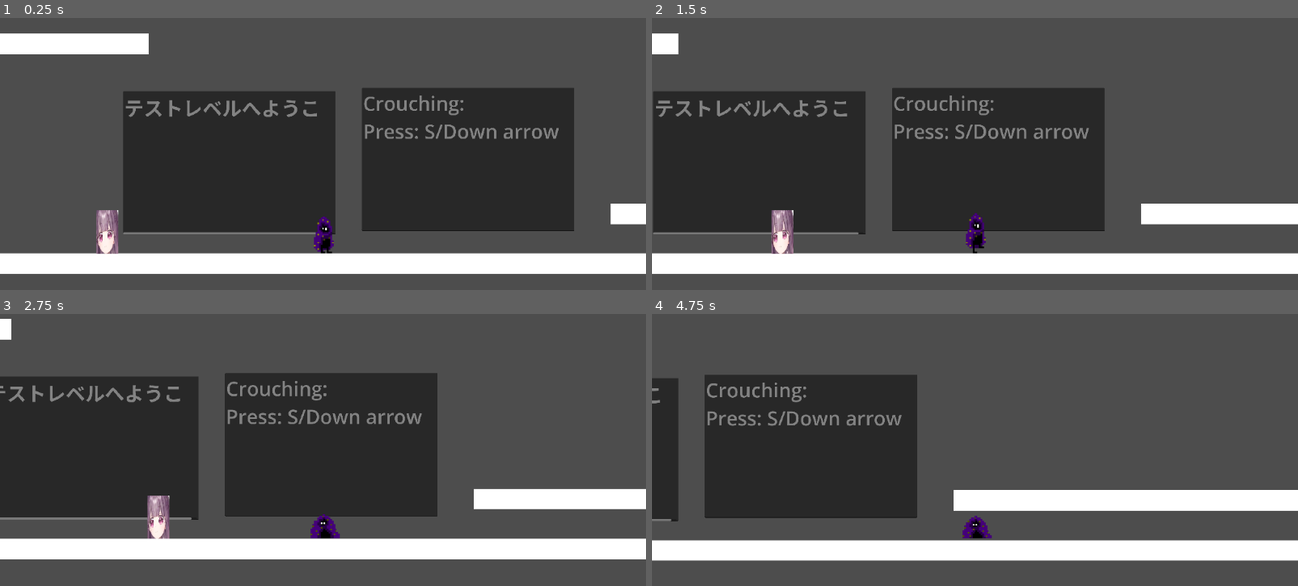
Above: before the commit, frames 1-4 (two rows, left to right).
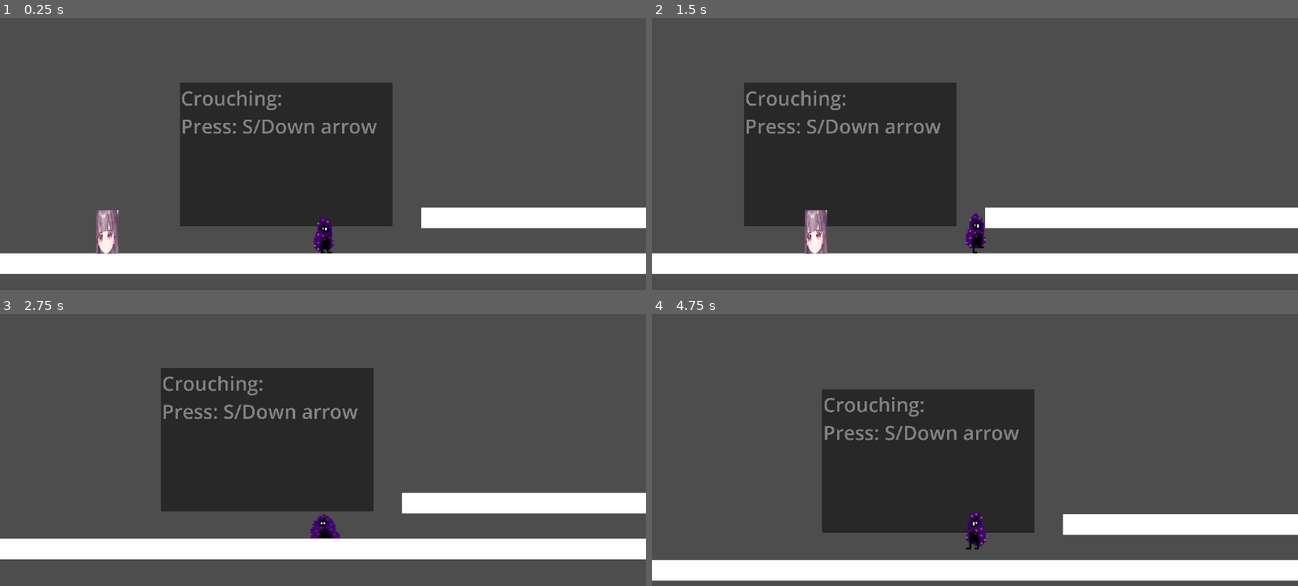
Above: after the commit, the same moments.

Repository: SoopyTM/game-for-people
Game: Godot game, scene res://Temp Assets + Scenes/Testing level.tscn
The game is run twice, just before and just after one commit, with the same random seed, the same clock (stepped at 60 frames per second) and the same inputs.
Inputs:
- Up to frame 1 (0.25 s): no input
- Up to frame 2 (1.5 s): hold S (Crouch) 0.53-1.28 s; hold D (Walk_Right) from 0.53 s (still down); tap Space (Jump) at 0.77 s; tap S (Crouch) at 1.35 s
- Up to frame 3 (2.75 s): tap Space (Jump) at 1.52 s; release D (Walk_Right) at 2.03 s; hold A (Walk_Left) from 2.03 s (still down); hold S (Crouch) from 2.03 s (still down)
- Up to frame 4 (4.75 s): release A (Walk_Left) at 2.78 s; release S (Crouch) at 2.78 s; hold D (Walk_Right) 2.78-4.28 s; tap S (Crouch) at 2.85, 4.35 s; tap Space (Jump) at 3.02, 3.77, 4.52 s; hold S (Crouch) 3.53-4.28 s; hold A (Walk_Left) from 4.28 s (still down)

The runs differ from the first frame. In frame 1, 26% of the frame differs, in the area x 0-100%, y 5-80%; in frame 2, 26%; in frame 3, 24%; in frame 4, 44%, in the area x 0-100%, y 22-99%.

Commit message:
Improved testing level
I made the progression more linear and improved the jumps by making the platforms shorter (this took an embarrasing amount of time)

Diff:
--- a/Temp Assets + Scenes/Testing level.tscn
+++ b/Temp Assets + Scenes/Testing level.tscn
@@ -1,9 +1,10 @@
-[gd_scene load_steps=5 format=3 uid="uid://dueck5stjpm4k"]
+[gd_scene load_steps=6 format=3 uid="uid://dueck5stjpm4k"]
 
 [ext_resource type="PackedScene" uid="uid://bk1w50ad5kial" path="res://Temp Assets + Scenes/tempFloor.tscn" id="1_s6nx7"]
 [ext_resource type="PackedScene" uid="uid://cwpi4k3sg3u8" path="res://Main Scenes/Player.tscn" id="2_5qkfc"]
 [ext_resource type="PackedScene" uid="uid://s6lnegke1xuc" path="res://Temp Assets + Scenes/tempFloor2.tscn" id="3_t2h0f"]
 [ext_resource type="PackedScene" uid="uid://bobrjw25b1qk3" path="res://Main Scenes/Enemy.tscn" id="4_1n73j"]
+[ext_resource type="PackedScene" uid="uid://bdnmupcdb0koa" path="res://Temp Assets + Scenes/tempFloor3.tscn" id="5_wyxki"]
 
 [node name="Testing Level" type="Node2D"]
 
@@ -21,10 +22,10 @@
 editable = false
 
 [node name="TextEdit2" type="TextEdit" parent="."]
-offset_left = 5279.0
-offset_top = 93.0
-offset_right = 6103.0
-offset_bottom = 649.0
+offset_left = 6776.0
+offset_top = 42.0
+offset_right = 7600.0
+offset_bottom = 598.0
 theme_override_font_sizes/font_size = 76
 text = "Crouch Jumping:
 Jump and crouch
@@ -33,34 +34,37 @@
 editable = false
 
 [node name="TextEdit3" type="TextEdit" parent="."]
-offset_left = 144.0
-offset_top = 41.0
-offset_right = 968.0
-offset_bottom = 597.0
+offset_left = -562.0
+offset_top = 21.0
+offset_right = 262.0
+offset_bottom = 577.0
 theme_override_font_sizes/font_size = 76
 text = "Crouching:
 Press: S/Down arrow"
 editable = false
+metadata/_edit_use_anchors_ = true
 
 [node name="TextEdit4" type="TextEdit" parent="."]
-offset_left = -2220.0
-offset_top = 96.0
-offset_right = -1396.0
-offset_bottom = 652.0
+offset_left = 2797.0
+offset_top = -39.0
+offset_right = 3621.0
+offset_bottom = 517.0
 theme_override_font_sizes/font_size = 76
 text = "Jumping:
 Press: W/Space/Up
 Arrow"
 editable = false
+metadata/_edit_use_anchors_ = true
 
 [node name="TextEdit5" type="TextEdit" parent="."]
-offset_left = -782.0
-offset_top = 54.0
-offset_right = 42.0
-offset_bottom = 610.0
+offset_left = -2201.0
+offset_top = 14.0
+offset_right = -1377.0
+offset_bottom = 570.0
 theme_override_font_sizes/font_size = 76
 text = "テストレベルへようこそ"
 editable = false
+metadata/_edit_use_anchors_ = true
 
 [node name="Player" parent="." instance=ExtResource("2_5qkfc")]
 position = Vector2(-7, 600)
@@ -84,22 +88,22 @@
 position = Vector2(-7951, -606)
 
 [node name="tempFloor3" parent="." instance=ExtResource("3_t2h0f")]
-position = Vector2(7256, 444)
+position = Vector2(9128, 429)
 
 [node name="tempFloor8" parent="." instance=ExtResource("3_t2h0f")]
-position = Vector2(2151, 531)
-
-[node name="tempFloor9" parent="." instance=ExtResource("3_t2h0f")]
-position = Vector2(-3482, 469)
-
-[node name="tempFloor10" parent="." instance=ExtResource("3_t2h0f")]
-position = Vector2(-3935, 300)
-
-[node name="tempFloor11" parent="." instance=ExtResource("3_t2h0f")]
-position = Vector2(-4222, 121)
-
-[node name="tempFloor12" parent="." instance=ExtResource("3_t2h0f")]
-position = Vector2(-1744, -129)
+position = Vector2(1415, 547)
 
 [node name="Enemy" parent="." instance=ExtResource("4_1n73j")]
 position = Vector2(-955, 598)
+
+[node name="tempFloor13" parent="." instance=ExtResource("5_wyxki")]
+position = Vector2(4104, 473)
+
+[node name="tempFloor14" parent="." instance=ExtResource("5_wyxki")]
+position = Vector2(4513, 246)
+
+[node name="tempFloor15" parent="." instance=ExtResource("5_wyxki")]
+position = Vector2(4976, 1)
+
+[node name="tempFloor13" parent="tempFloor15" instance=ExtResource("5_wyxki")]
+position = Vector2(1037, -22)
--- /dev/null
+++ b/Temp Assets + Scenes/tempFloor3.tscn
@@ -0,0 +1,20 @@
+[gd_scene load_steps=3 format=3 uid="uid://bdnmupcdb0koa"]
+
+[sub_resource type="RectangleShape2D" id="RectangleShape2D_0g662"]
+size = Vector2(50.5572, 81)
+
+[sub_resource type="BoxMesh" id="BoxMesh_dev1h"]
+
+[node name="tempFloor" type="Node2D"]
+
+[node name="StaticBody2D" type="StaticBody2D" parent="."]
+
+[node name="CollisionShape2D" type="CollisionShape2D" parent="StaticBody2D"]
+position = Vector2(6.5, 0.5)
+scale = Vector2(9.87, 1)
+shape = SubResource("RectangleShape2D_0g662")
+
+[node name="MeshInstance2D" type="MeshInstance2D" parent="StaticBody2D"]
+position = Vector2(3.49999, -1)
+scale = Vector2(495, 80)
+mesh = SubResource("BoxMesh_dev1h")
